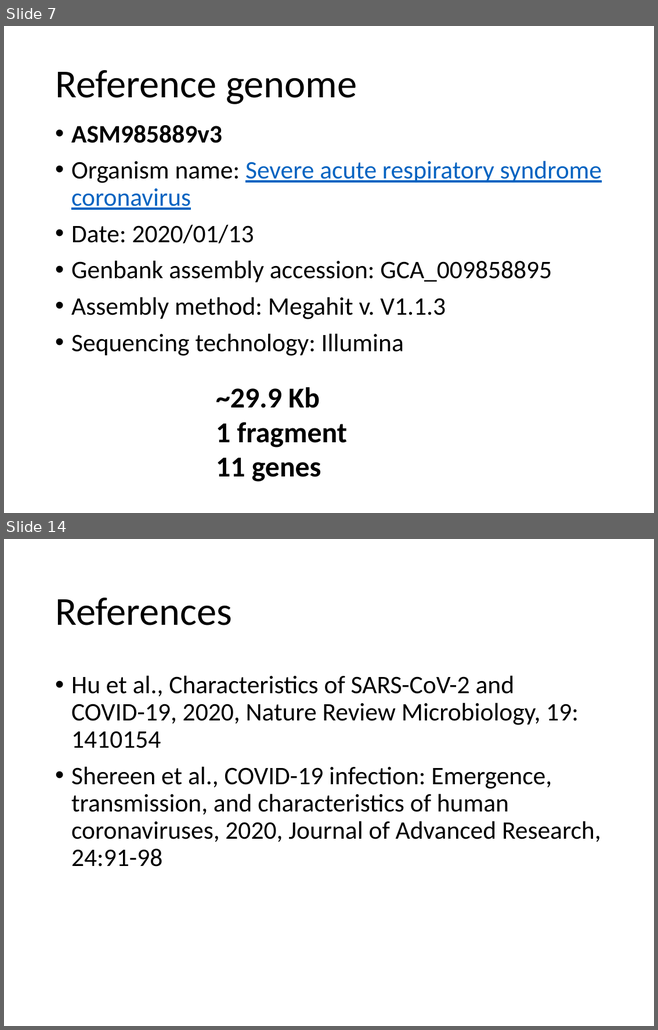
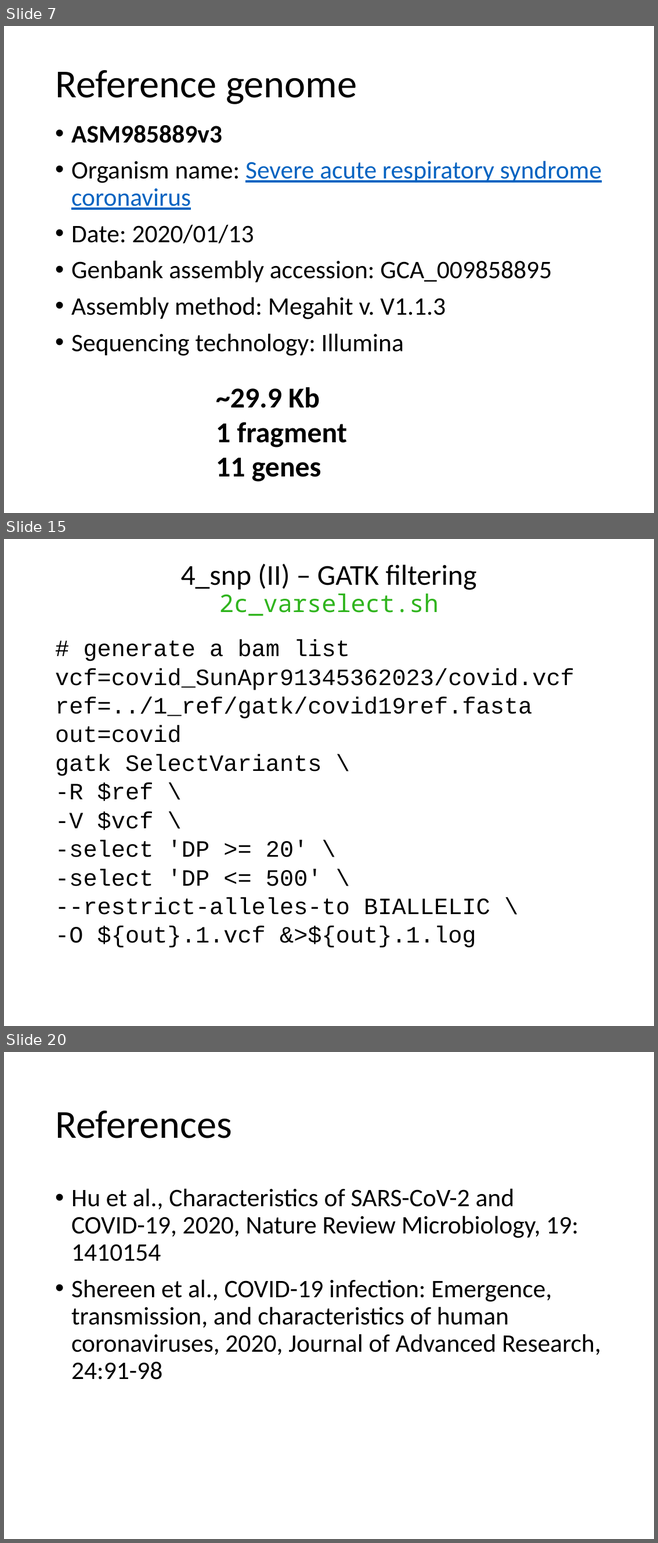
Before and after one commit to liu3zhenlab/teaching, a slide deck: PLPTH813Bioinformatis/2023/lectures/lecture14_BeocatProject.pptx. Shown one above the other, each under a label of ours: slides 7 and 14 before the commit, slides 7, 15 and 20 after it; the slides between them are not shown. The pictures are 658x1030 and 658x1543 pixels, drawn with LibreOffice and Linux fonts; fonts in the diff are those of the drawing. Boxes give left, top, right and bottom in pixels: in the first picture for what was removed or moved away, otherwise in the second. Text is boxed around its words. In the diff, an @@ line names an element or a change of style, - is before the commit and + after.

```diff
--- a/PLPTH813Bioinformatis/2023/lectures/lecture14_BeocatProject.pptx
+++ b/PLPTH813Bioinformatis/2023/lectures/lecture14_BeocatProject.pptx
@@ slide 15 added at box(4, 539, 654, 1026), background #FFFFFF @@
@@ title added at box(181, 563, 477, 616), 32 pt, text #000000 @@
+4_snp (II) – GATK filtering
+2c_varselect.sh
@@ text added at box(55, 639, 574, 948), 25.9 pt, text #000000 @@
+# generate a bam list
+vcf=covid_SunApr91345362023/covid.vcf
+ref=../1_ref/gatk/covid19ref.fasta
+out=covid
+gatk SelectVariants \
+-R $ref \
+-V $vcf \
+-select 'DP >= 20' \
+-select 'DP <= 500' \
+--restrict-alleles-to BIALLELIC \
+-O ${out}.1.vcf &>${out}.1.log
@@ what was slide 14 is now slide 20 @@
```
Also in this commit, not shown: 3 slides changed, 10 other slides added, 5 slides removed, 2 other files.
